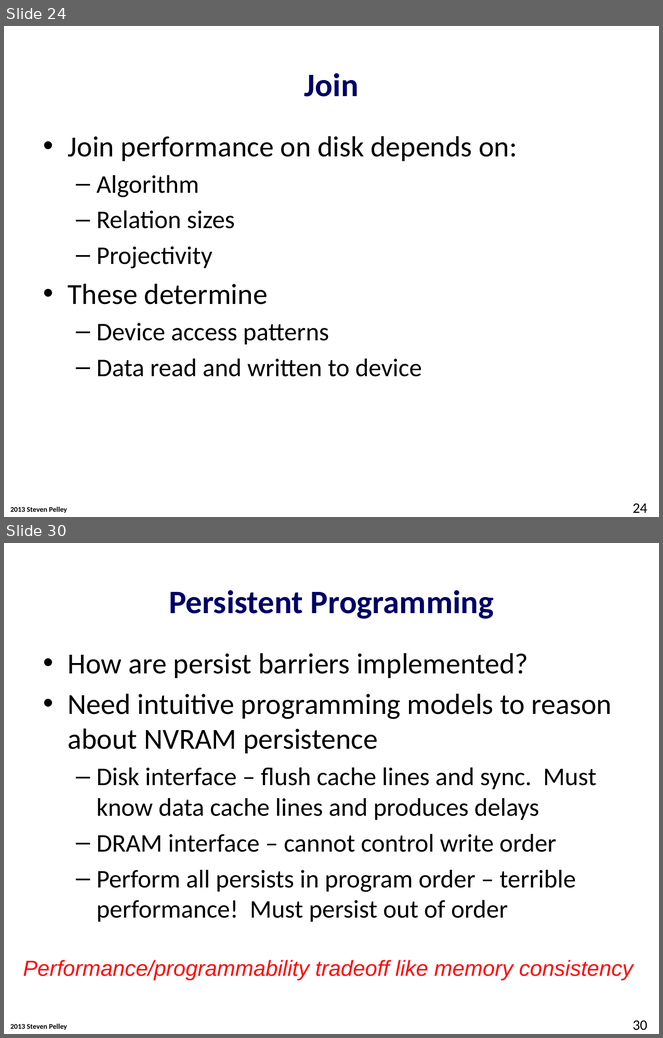
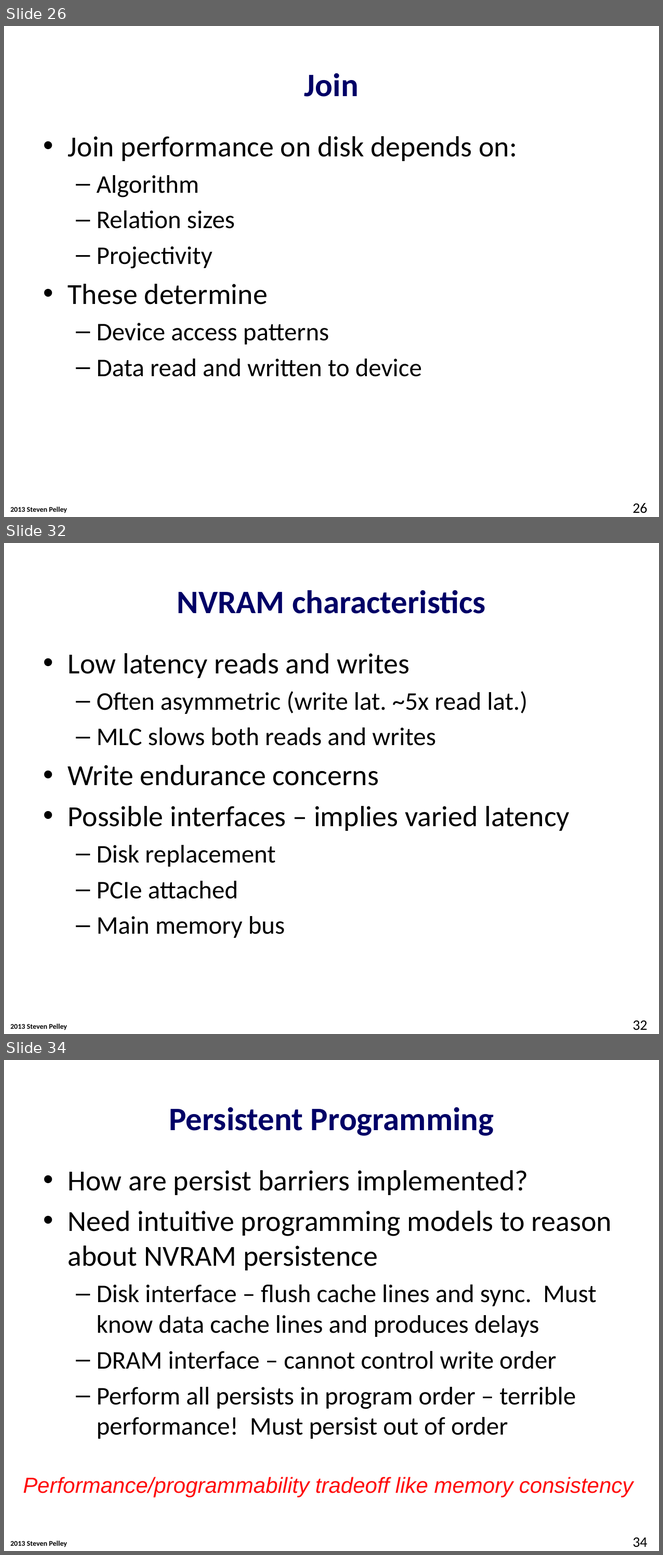
Before and after one commit to Abulila/dissertation, a slide deck: proposal/proposal.pptx. Shown one above the other, each under a label of ours: slides 24 and 30 before the commit, slides 26, 32 and 34 after it; the slides between them are not shown. The pictures are 663x1038 and 663x1555 pixels, drawn with LibreOffice and Linux fonts; fonts in the diff are those of the drawing; background and template pictures are left out. Boxes give left, top, right and bottom in pixels: in the first picture for what was removed or moved away, otherwise in the second. Text is boxed around its words. In the diff, an @@ line names an element or a change of style, - is before the commit and + after.

```diff
--- a/proposal/proposal.pptx
+++ b/proposal/proposal.pptx
@@ slide 32 added at box(4, 543, 659, 1034), background #FFFFFF; not listed: 1 template element that a slide beside it also shows @@
@@ title added at box(177, 590, 486, 614), 36 pt, text #000066, bold @@
+NVRAM characteristics
@@ text added at box(68, 653, 570, 938), 28 pt, text #000000 @@
+• Low latency reads and writes
+  – Often asymmetric (write lat. ~5x read lat.)
+  – MLC slows both reads and writes
+• Write endurance concerns
+• Possible interfaces – implies varied latency
+  – Disk replacement
+  – PCIe attached
+  – Main memory bus
@@ page number added at box(633, 1021, 647, 1031), 16 pt, text #000000 @@
+32
@@ what was slide 24 is now slide 26 @@
@@ page number at box(633, 503, 647, 514): text changed @@
-24
+26
@@ what was slide 30 is now slide 34 @@
@@ page number at box(633, 1538, 647, 1548): text changed @@
-30
+34
```
Also in this commit, not shown: 11 slides changed, 4 other slides added, 1 slide removed.
